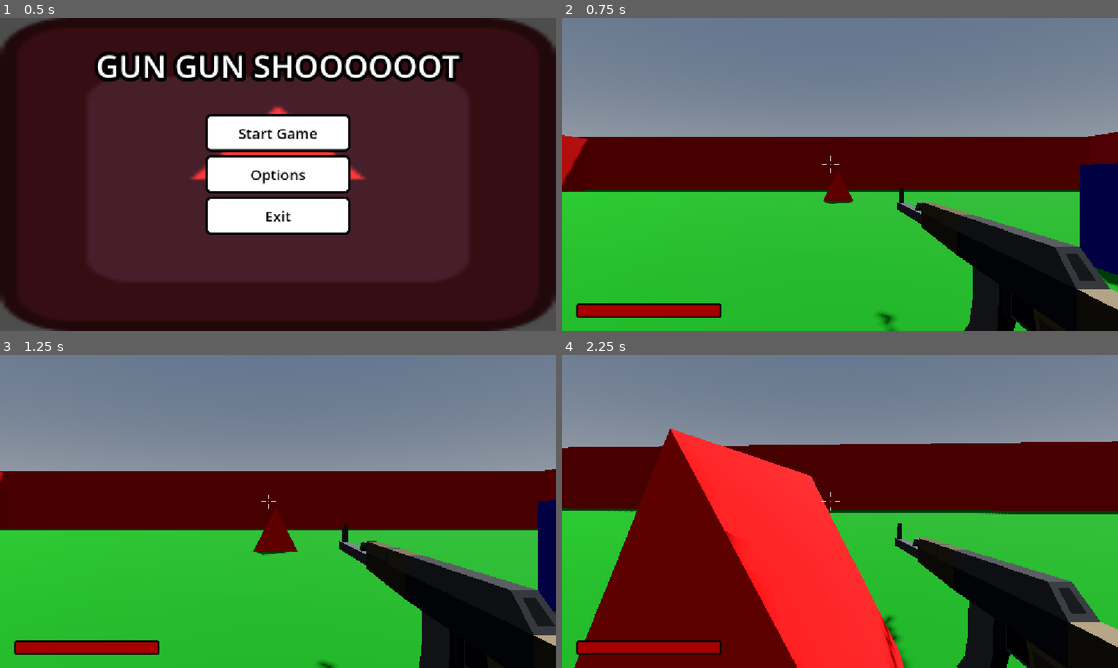
Above: before the commit, frames 1-4 (two rows, left to right).
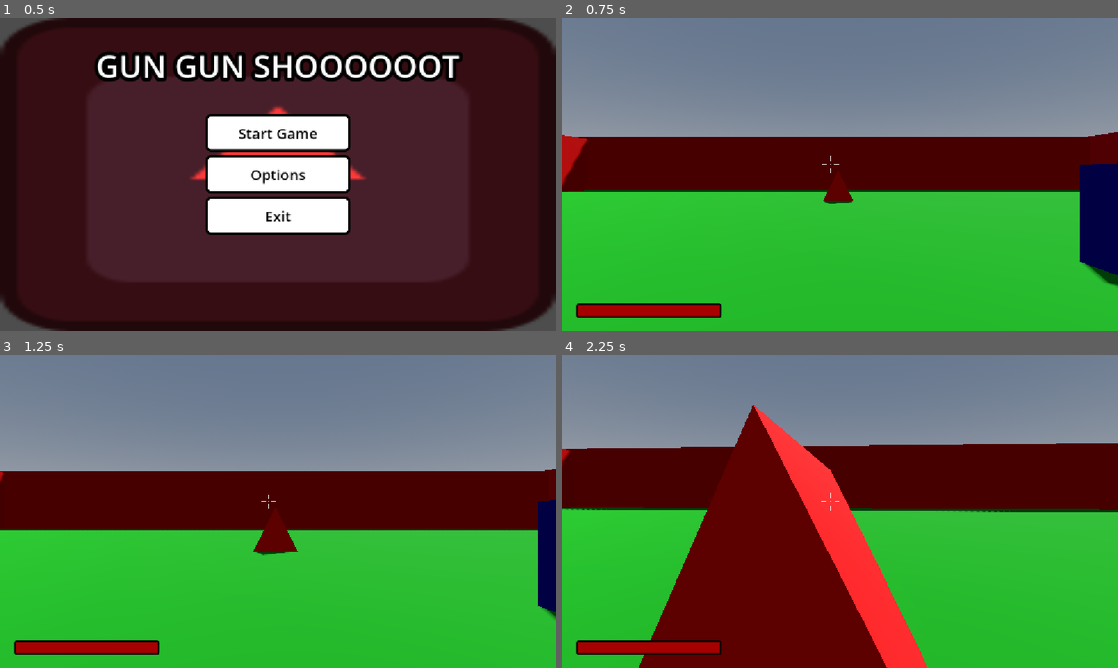
Above: after the commit, the same moments.

Repository: LaMemes10/dreamGame
Game: Godot game, scene res://scenes/mainMenu.tscn
Same seed, same stepped clock (60 frames per second), same inputs: the game is played once before the commit and once after it. The engine's default icon, where the game draws it, is replaced by a stand-in: a white triangle on a blue panel in a dark square.
Inputs (mouse positions are in pixels of both pictures, inside the frame that each line leads up to):
- Up to frame 1 (0.5 s): no input
- Up to frame 2 (0.75 s): click "Start Game" at 0.5 s
- Up to frame 3 (1.25 s): no input
- Up to frame 4 (2.25 s): tap Enter (ui_accept) at 1.25, 1.52, 1.82 s; move the mouse to (867, 511) at 1.27 s; hold Shift (sprint) 1.28-2.03 s; hold W (forward) from 1.28 s (still down); tap C (crouch, bound only after the commit) at 1.55, 2.1 s; move the mouse to (812, 511) at 2.02 s

Frame 1 is identical in both runs. In frame 2, 9.0% of the frame differs, in the area x 56-100%, y 54-100%; in frame 3, 8.8%; in frame 4, 31%, in the area x 0-100%, y 16-100%.

Commit message:
Added crouching

Diff:
--- a/Player/player.gd
+++ b/Player/player.gd
@@ -1,11 +1,13 @@
 extends CharacterBody3D
 
-var speed
+var speed : float
 const WALK_SPEED = 5.0
 const SPRINT_SPEED = 8.0
 const JUMP_VELOCITY = 4.5
 var mouse_sensitivity := 0.001
 var current_ammo = 30
+
+var is_crouching : bool = false
 
 #Head bob variable.
 const BOB_FREQ = 2.0
@@ -20,8 +22,14 @@
 var bullets = load("res://scenes/bullet.tscn")
 var instance
 
+@export var SPEED_DEFAULT : float = 5.0
+@export var SPEED_CROUCH : float = 2.0
 @export var max_ammo = 120
 @export var health = 100.0
+@export var animation_player : AnimationPlayer
+@export_range(5, 10, 0.1) var crouch_speed : float = 7.0
+@export var crouch_shapecast : Node3D
+@export var TOGGLE_CROUCH : bool = true
 
 @onready var head = $Head
 @onready var camera = $Head/Camera3D
@@ -29,7 +37,13 @@
 @onready var gun_barrel = $Head/Camera3D/Wep_AK47/RayCast3D
 
 func _ready() -> void:
+	#Get mouse input.
 	Input.mouse_mode = Input.MOUSE_MODE_CAPTURED
+
+	speed = SPEED_DEFAULT
+
+	#Add crouch check shapecast collision for CharacterBody3D node.
+	crouch_shapecast.add_exception($".")
 
 func _damage(damage: float) -> void:
 	health -= damage
@@ -44,12 +58,22 @@
 	if event is InputEventMouseMotion:
 		head.rotate_y(-event.relative.x * mouse_sensitivity)
 		camera.rotate_x(-event.relative.y * mouse_sensitivity)
-
 		camera.rotation.x = clamp(camera.rotation.x, deg_to_rad(-90), deg_to_rad(90))
 
+	if event.is_action_pressed("crouch") and TOGGLE_CROUCH == true:
+		toggle_crouch()
+
+	#Hold to crouch.
+	if event.is_action_pressed("crouch") and is_crouching == false and TOGGLE_CROUCH == false:
+		crouching(true)
+	#Release to uncrouch.
+	if event.is_action_released("crouch") and TOGGLE_CROUCH == false:
+		if crouch_shapecast.is_colliding() == false:
+			crouching(false)
+		elif crouch_shapecast.is_colliding() == true:
+			uncrouch_check()
 
 func _physics_process(delta: float) -> void:
-
 	#Show properties on debug panel from player.
 	Global.debug.add_property("MovementSpeed", speed, 2)
 	Global.debug.add_property("MouseRotationX", camera.rotation.x, 3); Global.debug.add_property("MouseRotationY", head.rotation.y, 4)
@@ -59,11 +83,13 @@
 		velocity += get_gravity() * delta
 
 	# Handle jump.
-	if Input.is_action_just_pressed("ui_accept") and is_on_floor():
+	if Input.is_action_just_pressed("ui_accept") and is_on_floor() and is_crouching == false:
 		velocity.y = JUMP_VELOCITY
 
 #Handle sprint.
-	if Input.is_action_pressed("sprint"):
+	if is_crouching:
+		speed = SPEED_CROUCH
+	elif Input.is_action_pressed("sprint") and !is_crouching:
 		speed = SPRINT_SPEED
 	else:
 		speed = WALK_SPEED
@@ -108,3 +134,35 @@
 	pos.y = sin(time * BOB_FREQ) * BOB_AMP
 	pos.x = cos(time * BOB_FREQ / 2) * BOB_AMP
 	return pos
+
+func toggle_crouch():
+	if is_crouching == true and crouch_shapecast.is_colliding() == false:
+		crouching(false)
+	elif is_crouching == false:
+		crouching(true)
+
+func uncrouch_check():
+	if crouch_shapecast.is_colliding() == false:
+		crouching(false)
+	if crouch_shapecast.is_colliding() == true:
+		await get_tree().create_timer(0.1).timeout
+		uncrouch_check()
+
+func crouching(state : bool):
+	is_crouching = state
+
+	match state:
+		true:
+			animation_player.play("crouch", 0, crouch_speed)
+			set_movement_speed("crouching")
+		false:
+			animation_player.play("crouch", 0, -crouch_speed, true)
+			set_movement_speed("default")
+
+#Set movement speed of player.
+func set_movement_speed(state : String):
+	match state:
+		"default":
+			speed = SPEED_DEFAULT
+		"crouching":
+			speed = SPEED_CROUCH
--- a/Player/player.tscn
+++ b/Player/player.tscn
@@ -6,10 +6,96 @@
 [ext_resource type="Theme" uid="uid://ctr008efhm4vp" path="res://themes/debug.tres" id="4_k53q1"]
 [ext_resource type="Script" uid="uid://e12lpvg34srd" path="res://scripts/debug.gd" id="5_fhl08"]
 
+[sub_resource type="SphereShape3D" id="SphereShape3D_qws4c"]
+
 [sub_resource type="CapsuleMesh" id="CapsuleMesh_q1lh8"]
 height = 2.2739258
 
 [sub_resource type="CapsuleShape3D" id="CapsuleShape3D_q1lh8"]
+
+[sub_resource type="Animation" id="Animation_k53q1"]
+length = 0.001
+tracks/0/type = "value"
+tracks/0/imported = false
+tracks/0/enabled = true
+tracks/0/path = NodePath("CollisionShape3D:shape:height")
+tracks/0/interp = 1
+tracks/0/loop_wrap = true
+tracks/0/keys = {
+"times": PackedFloat32Array(0),
+"transitions": PackedFloat32Array(1),
+"update": 0,
+"values": [2.0]
+}
+tracks/1/type = "value"
+tracks/1/imported = false
+tracks/1/enabled = true
+tracks/1/path = NodePath("CollisionShape3D:position")
+tracks/1/interp = 1
+tracks/1/loop_wrap = true
+tracks/1/keys = {
+"times": PackedFloat32Array(0),
+"transitions": PackedFloat32Array(1),
+"update": 0,
+"values": [Vector3(0, 1, 0)]
+}
+tracks/2/type = "value"
+tracks/2/imported = false
+tracks/2/enabled = true
+tracks/2/path = NodePath("Head:position")
+tracks/2/interp = 1
+tracks/2/loop_wrap = true
+tracks/2/keys = {
+"times": PackedFloat32Array(0),
+"transitions": PackedFloat32Array(1),
+"update": 0,
+"values": [Vector3(0, 1.5, 0)]
+}
+
+[sub_resource type="Animation" id="Animation_fhl08"]
+resource_name = "crouch"
+tracks/0/type = "value"
+tracks/0/imported = false
+tracks/0/enabled = true
+tracks/0/path = NodePath("CollisionShape3D:shape:height")
+tracks/0/interp = 2
+tracks/0/loop_wrap = true
+tracks/0/keys = {
+"times": PackedFloat32Array(0, 1),
+"transitions": PackedFloat32Array(1, 1),
+"update": 0,
+"values": [2.0, 1.5]
+}
+tracks/1/type = "value"
+tracks/1/imported = false
+tracks/1/enabled = true
+tracks/1/path = NodePath("CollisionShape3D:position")
+tracks/1/interp = 2
+tracks/1/loop_wrap = true
+tracks/1/keys = {
+"times": PackedFloat32Array(0, 1),
+"transitions": PackedFloat32Array(1, 1),
+"update": 0,
+"values": [Vector3(0, 1, 0), Vector3(0, 0.75, 0)]
+}
+tracks/2/type = "value"
+tracks/2/imported = false
+tracks/2/enabled = true
+tracks/2/path = NodePath("Head:position")
+tracks/2/interp = 2
+tracks/2/loop_wrap = true
+tracks/2/keys = {
+"times": PackedFloat32Array(0, 1),
+"transitions": PackedFloat32Array(1, 1),
+"update": 0,
+"values": [Vector3(0, 1.5, 0), Vector3(0, 1, 0)]
+}
+
+[sub_resource type="AnimationLibrary" id="AnimationLibrary_vtle1"]
+_data = {
+&"RESET": SubResource("Animation_k53q1"),
+&"crouch": SubResource("Animation_fhl08")
+}
 
 [sub_resource type="StyleBoxFlat" id="StyleBoxFlat_k53q1"]
 bg_color = Color(0.6509804, 0, 0, 0)
@@ -35,11 +121,20 @@
 corner_radius_bottom_right = 3
 corner_radius_bottom_left = 3
 
-[node name="Player" type="CharacterBody3D" unique_id=1452038489]
+[node name="Player" type="CharacterBody3D" unique_id=1452038489 node_paths=PackedStringArray("animation_player", "crouch_shapecast")]
 script = ExtResource("1_cyojo")
+animation_player = NodePath("AnimationPlayer")
+crouch_shapecast = NodePath("ShapeCast3D")
+
+[node name="ShapeCast3D" type="ShapeCast3D" parent="." unique_id=1038813889]
+transform = Transform3D(1, 0, 0, 0, 1, 0, 0, 0, 1, 0, 1.5, 0)
+shape = SubResource("SphereShape3D_qws4c")
+target_position = Vector3(0, 0.5, 0)
+debug_shape_custom_color = Color(0, 1, 0, 1)
 
 [node name="MeshInstance3D" type="MeshInstance3D" parent="." unique_id=832928386]
 transform = Transform3D(1, 0, 0, 0, 1, 0, 0, 0, 1, 0, 1, 0)
+visible = false
 mesh = SubResource("CapsuleMesh_q1lh8")
 
 [node name="CollisionShape3D" type="CollisionShape3D" parent="." unique_id=261329268]
@@ -51,8 +146,12 @@
 
 [node name="Camera3D" type="Camera3D" parent="Head" unique_id=1303548182]
 
-[node name="Wep_AK47" parent="Head/Camera3D" unique_id=686137945 instance=ExtResource("2_4ntmi")]
+[node name="Wep_AK47" parent="Head" unique_id=686137945 instance=ExtResource("2_4ntmi")]
 transform = Transform3D(0.5, 0, 0, 0, 0.5, 0, 0, 0, 0.5, 0.45940602, -0.39218533, -0.47334754)
+visible = false
+
+[node name="AnimationPlayer" type="AnimationPlayer" parent="." unique_id=1087154656]
+libraries/ = SubResource("AnimationLibrary_vtle1")
 
 [node name="userInterface" type="Control" parent="." unique_id=228681162]
 layout_mode = 3
@@ -129,3 +228,5 @@
 [node name="VBoxContainer" type="VBoxContainer" parent="userInterface/debugPanel/MarginContainer" unique_id=143662269]
 unique_name_in_owner = true
 layout_mode = 2
+
+[connection signal="animation_started" from="AnimationPlayer" to="." method="_on_animation_player_animation_started"]
--- a/project.godot
+++ b/project.godot
@@ -86,6 +86,11 @@
 "events": [Object(InputEventKey,"resource_local_to_scene":false,"resource_name":"","device":-1,"window_id":0,"alt_press …(191 unchanged characters)…
 ]
 }
+crouch={
+"deadzone": 0.2,
+"events": [Object(InputEventKey,"resource_local_to_scene":false,"resource_name":"","device":-1,"window_id":0,"alt_pressed":false,"shift_pressed":false,"ctrl_pressed":false,"meta_pressed":false,"pressed":false,"keycode":0,"physical_keycode":67,"key_label":0,"unicode":99,"location":0,"echo":false,"script":null)
+]
+}
 
 [physics]
 
--- a/scenes/world.tscn
+++ b/scenes/world.tscn
@@ -46,6 +46,12 @@
 
 [sub_resource type="ConvexPolygonShape3D" id="ConvexPolygonShape3D_552j8"]
 points = PackedVector3Array(-1, 0, -1, -1, 0, 1, 1, 0, -1, 1, 0, 1)
+
+[sub_resource type="StandardMaterial3D" id="StandardMaterial3D_3c7e1"]
+albedo_color = Color(1, 0.14901961, 0.9372549, 1)
+
+[sub_resource type="StandardMaterial3D" id="StandardMaterial3D_q2uph"]
+albedo_color = Color(0.75686276, 0.89411765, 0.13725491, 1)
 
 [node name="world" type="Node3D" unique_id=900011452]
 
@@ -105,3 +111,15 @@
 
 [node name="CollisionShape3D" type="CollisionShape3D" parent="NavigationRegion3D/floor/StaticBody3D" unique_id=968130497]
 shape = SubResource("ConvexPolygonShape3D_552j8")
+
+[node name="CSGBox3D" type="CSGBox3D" parent="." unique_id=1714677572]
+transform = Transform3D(1, 0, 0, 0, 1, 0, 0, 0, 1, -7.287, 1.25, 0)
+use_collision = true
+size = Vector3(6, 0.5, 4)
+material = SubResource("StandardMaterial3D_3c7e1")
+
+[node name="CSGBox3D2" type="CSGBox3D" parent="." unique_id=1855756623]
+transform = Transform3D(1, 0, 0, 0, 1, 0, 0, 0, 1, -7.287, 1, 6.16)
+use_collision = true
+size = Vector3(6, 0.5, 4)
+material = SubResource("StandardMaterial3D_q2uph")
--- a/scripts/debug.gd
+++ b/scripts/debug.gd
@@ -19,8 +19,9 @@
 func _process(delta: float) -> void:
 	if visible:
 		#Use delta time to get approximately frames per second and round to two decimal places. !DisableVSync uf fps is stuck at 60!
-		frames_per_second = "%.2f" % (1.0/delta) #Gets frames per second every frame.
+		frames_per_second = "%.2f" % Engine.get_frames_per_second() #Gets frames per second every frame.
 		add_property("FPS", frames_per_second, 1)
+		#add_property("MovementSpeed", speed, 5)
 
 func add_property(title : String, value, order):
 	var target
